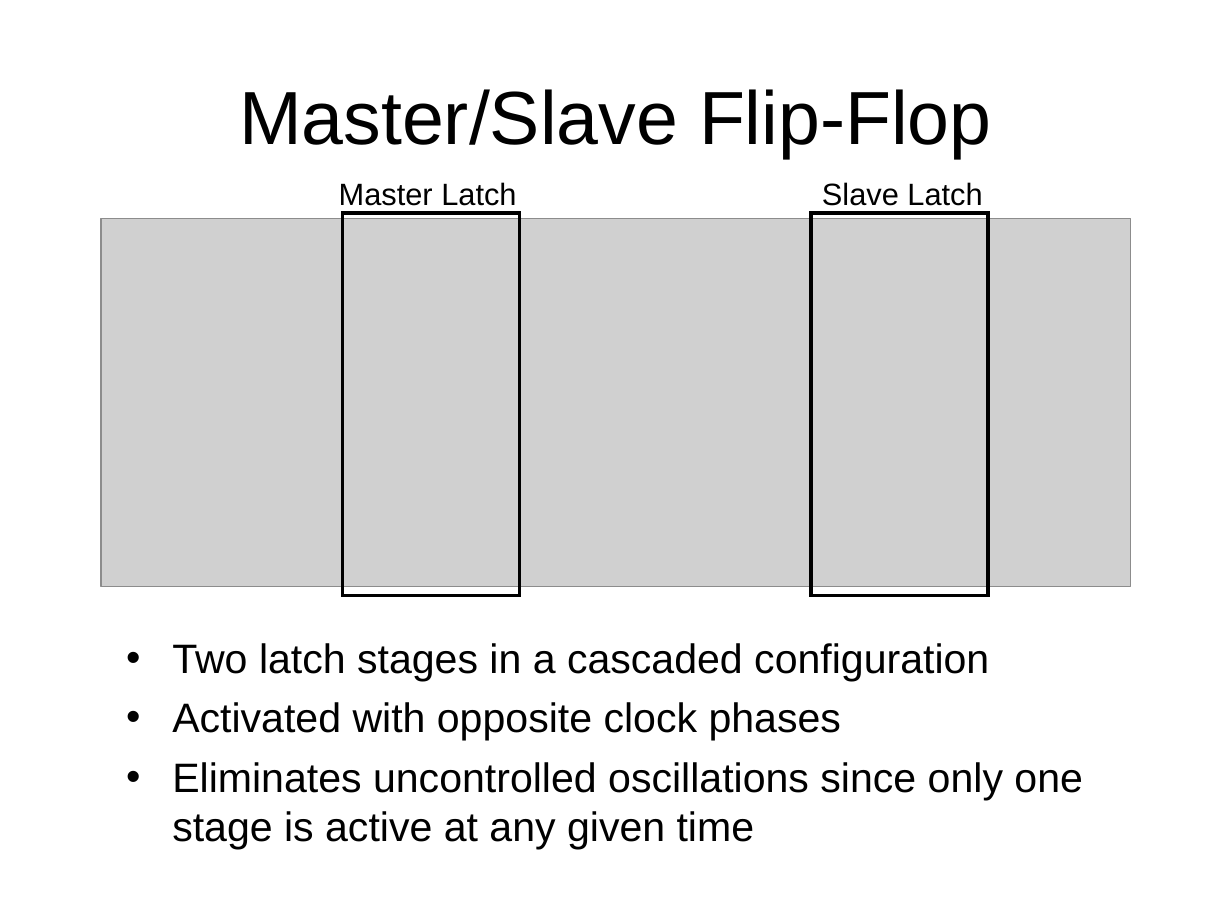
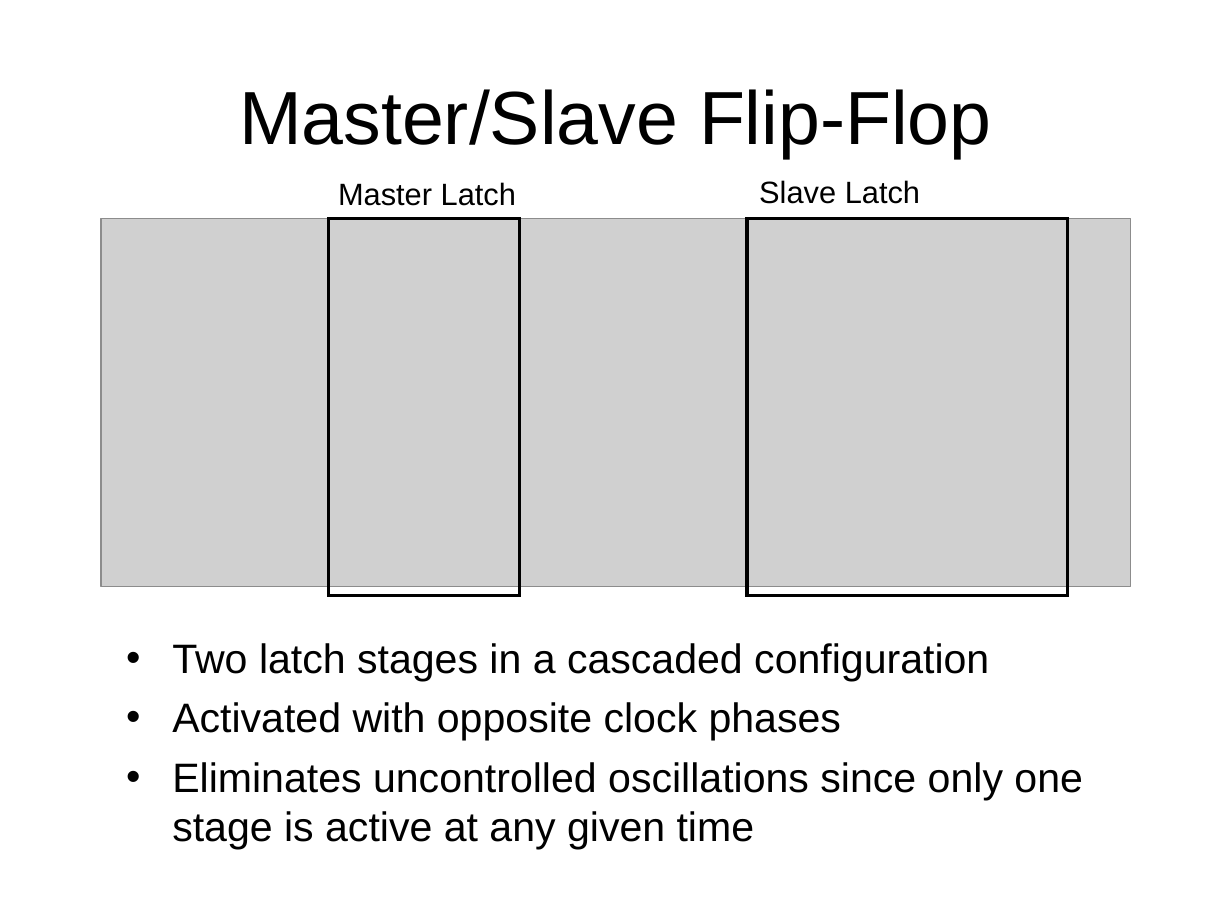
Before and after one commit to gouldj5/ru916175_2018, a slide deck: slide 7 of _seniorI/VLSI/_project/Gould - J-K Flip-Flop - Best.ppt. Drawn at 1232x924 pixels with LibreOffice and Linux fonts; fonts in the diff are those of the drawing; grey boxes stand for pictures. Boxes give left, top, right and bottom in pixels: in the first picture for what was removed or moved away, otherwise in the second. Text is boxed around its words. In the diff, an @@ line names an element or a change of style, - is before the commit and + after.

```diff
--- a/_seniorI/VLSI/_project/Gould - J-K Flip-Flop - Best.ppt
+++ b/_seniorI/VLSI/_project/Gould - J-K Flip-Flop - Best.ppt
@@ text "Slave Latch" moved from (x1=822, y1=182, x2=982, y2=206) to (x1=759, y1=180, x2=920, y2=204) @@
@@ rectangle resized from (x1=342, y1=213, x2=520, y2=595) to (x1=329, y1=218, x2=520, y2=595) @@
@@ rectangle resized from (x1=811, y1=213, x2=988, y2=595) to (x1=747, y1=218, x2=1067, y2=595) @@
```
Also in this commit, not shown: 7 other slides changed, 3 slides added, 21 other files.
